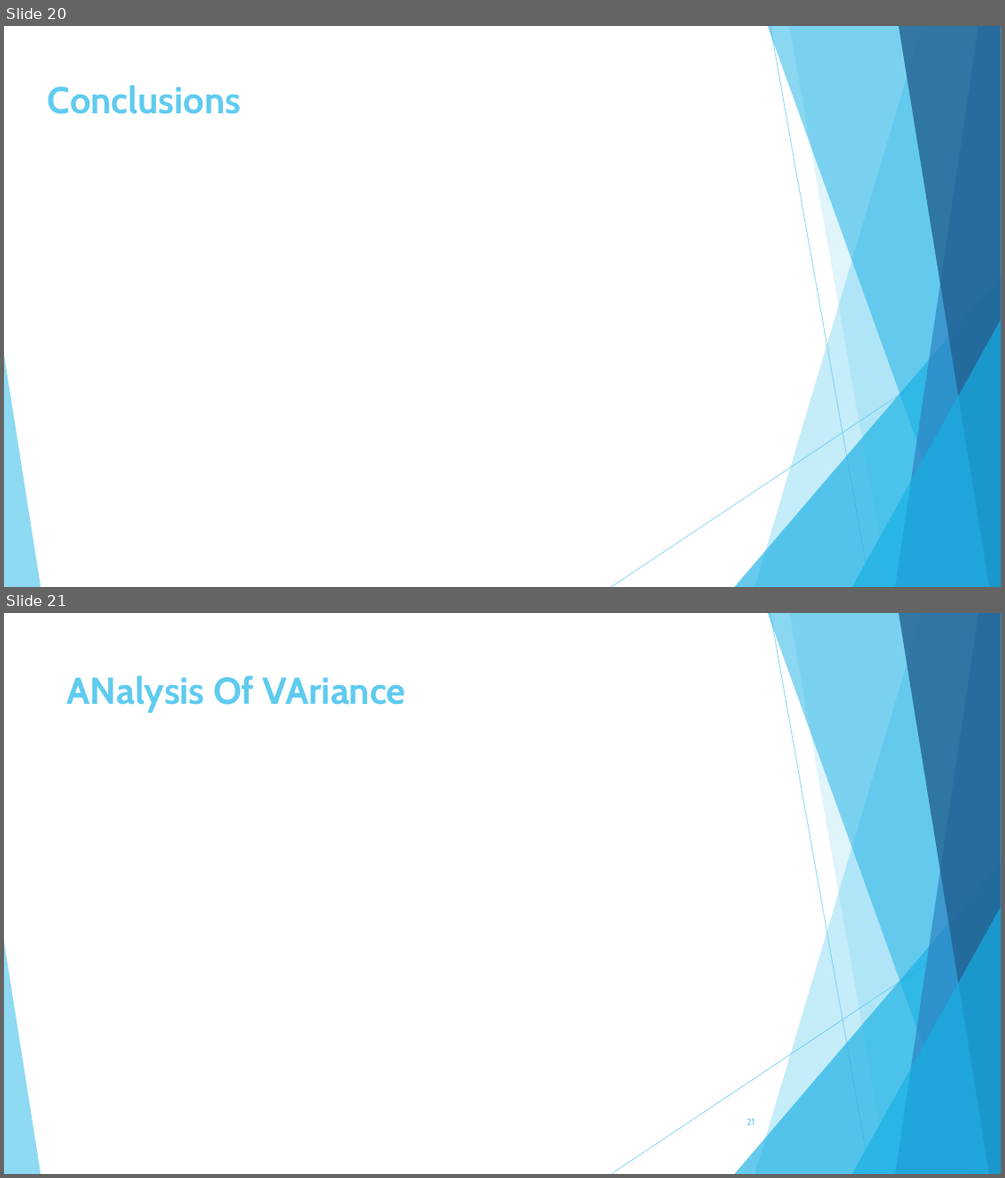
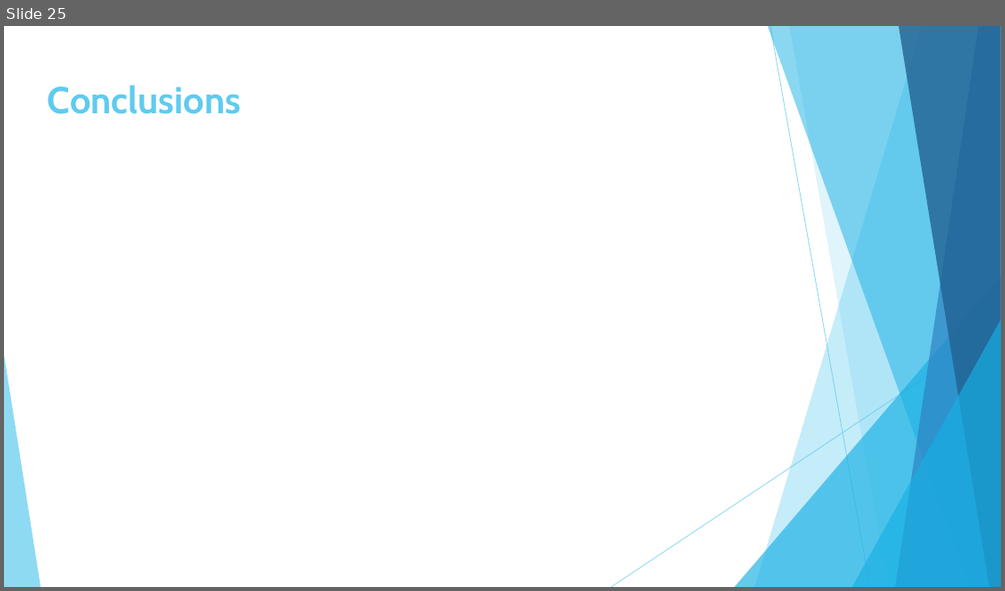
Before and after one commit to hike7o/SL-OC-projects, a slide deck: P4/Pelec_03_presentation.pptx. Shown one above the other, each under a label of ours: slides 20 and 21 before the commit, slide 25 after it. The pictures are 1005x1178 and 1005x591 pixels, drawn with LibreOffice and Linux fonts; fonts in the diff are those of the drawing. Boxes give left, top, right and bottom in pixels: in the first picture for what was removed or moved away, otherwise in the second. Text is boxed around its words. In the diff, an @@ line names an element or a change of style, - is before the commit and + after.

```diff
--- a/P4/Pelec_03_presentation.pptx
+++ b/P4/Pelec_03_presentation.pptx
@@ slide 21 removed at box(4, 613, 1001, 1174), background #FFFFFF; not listed: 10 template elements that a slide beside it also shows @@
@@ title removed at box(67, 675, 406, 713) @@
-ANalysis Of VAriance
@@ page number removed at box(746, 1118, 754, 1125) @@
-21
@@ what was slide 20 is now slide 25 @@
```
Also in this commit, not shown: 11 slides changed, 8 slides added, 2 other slides removed, 8 other files.
